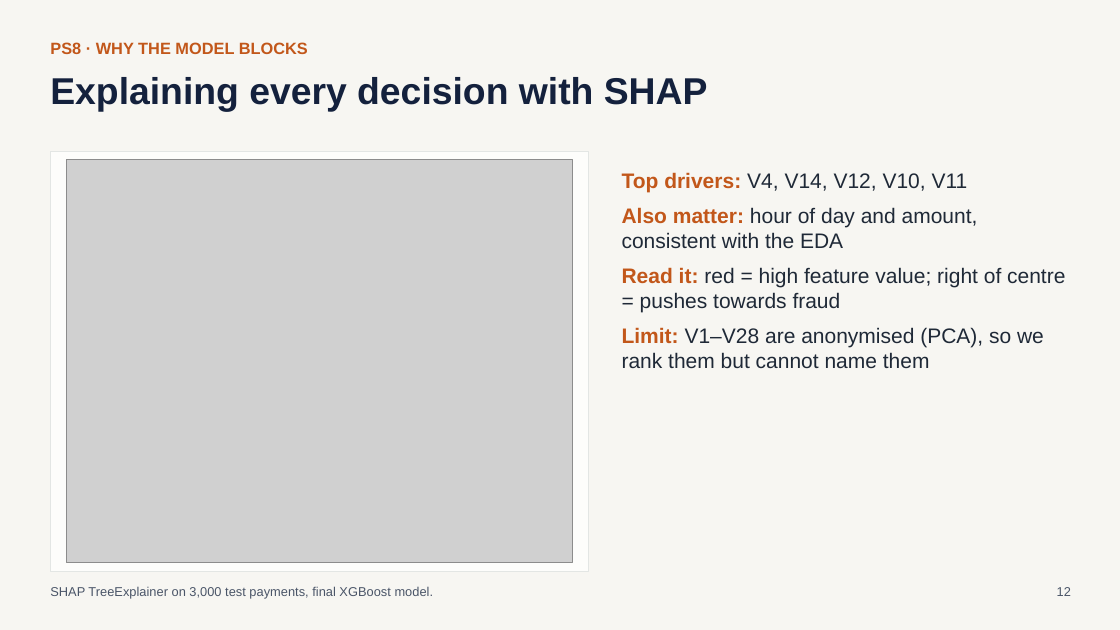
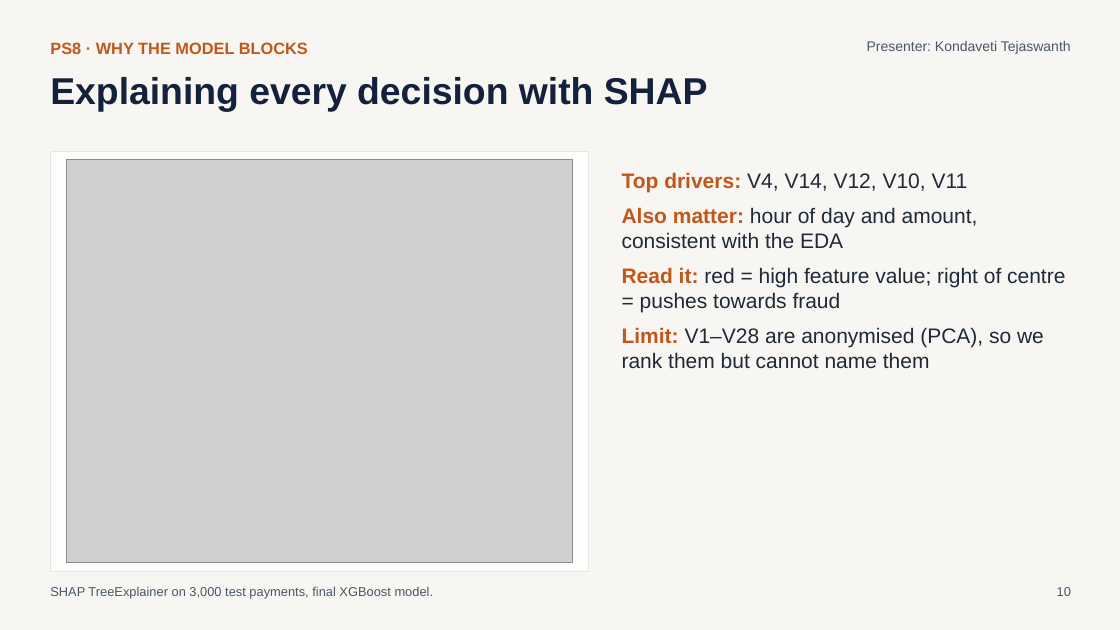
Before and after one commit to MohammedMutee/upi-fraud-detection, a slide deck: slide 10 of presentation/fraud_detection_deck.pptx (slide 12 before the commit). Drawn at 1120x630 pixels with LibreOffice and Linux fonts; fonts in the diff are those of the drawing; grey boxes stand for pictures. Boxes give left, top, right and bottom in pixels: in the first picture for what was removed or moved away, otherwise in the second. Text is boxed around its words. In the diff, an @@ line names an element or a change of style, - is before the commit and + after.

```diff
--- a/presentation/fraud_detection_deck.pptx
+++ b/presentation/fraud_detection_deck.pptx
@@ text added at box(867, 41, 1071, 54), 12 pt, text #4A5568 @@
+Presenter: Kondaveti Tejaswanth
@@ text at box(1057, 587, 1071, 596): text changed @@
-12
+10
```
Also in this commit, not shown: 14 other slides changed, 14 other files.
